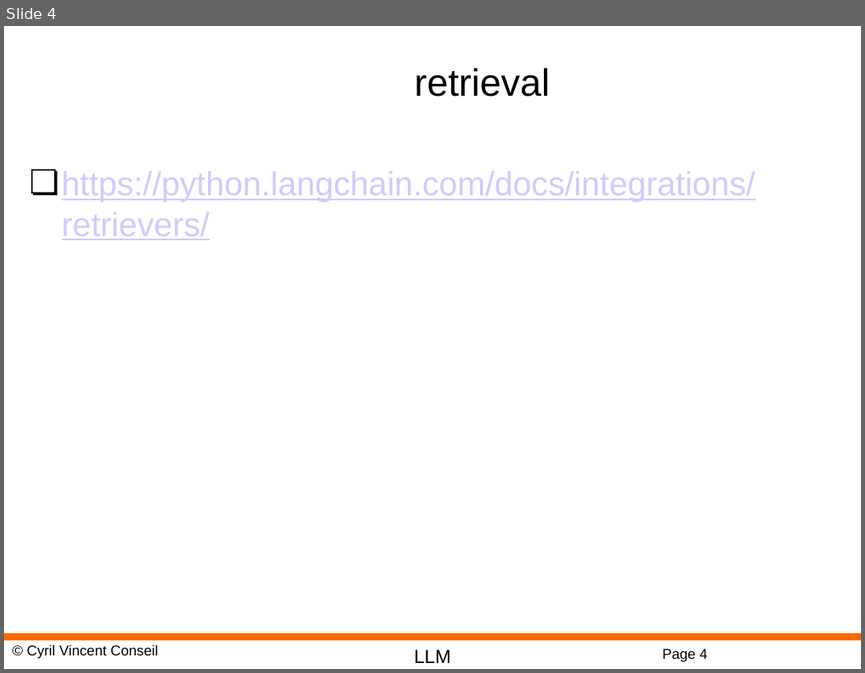
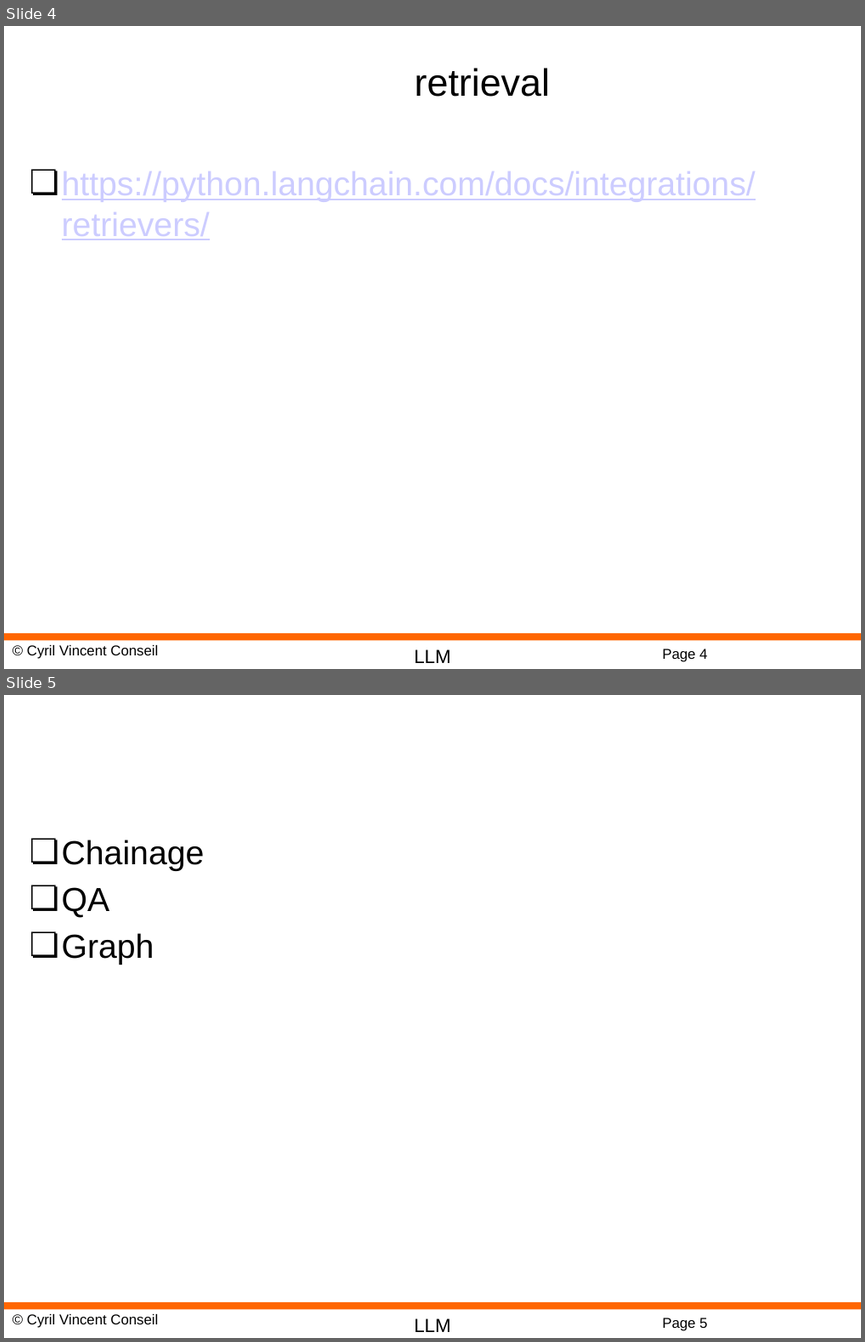
Before and after one commit to cyrilvincent/rag, a slide deck: ppt/RAG08-LangChain-Embedding-TODO.pptx. Shown one above the other, each under a label of ours: slide 4 before the commit, slides 4 and 5 after it. The pictures are 865x673 and 865x1342 pixels, drawn with LibreOffice and Linux fonts; fonts in the diff are those of the drawing; background and template pictures are left out. Boxes give left, top, right and bottom in pixels: in the first picture for what was removed or moved away, otherwise in the second. Text is boxed around its words. In the diff, an @@ line names an element or a change of style, - is before the commit and + after.

```diff
--- a/ppt/RAG08-LangChain-Embedding-TODO.pptx
+++ b/ppt/RAG08-LangChain-Embedding-TODO.pptx
@@ slide 5 added at (4, 695, 861, 1338), background #FFFFFF; not listed: 4 template elements that a slide beside it also shows @@
@@ text added at (62, 839, 205, 964), 28 pt, text #000000 @@
+❏ Chainage
+❏ QA
+❏ Graph
```
Also in this commit, not shown: 5 other files.
